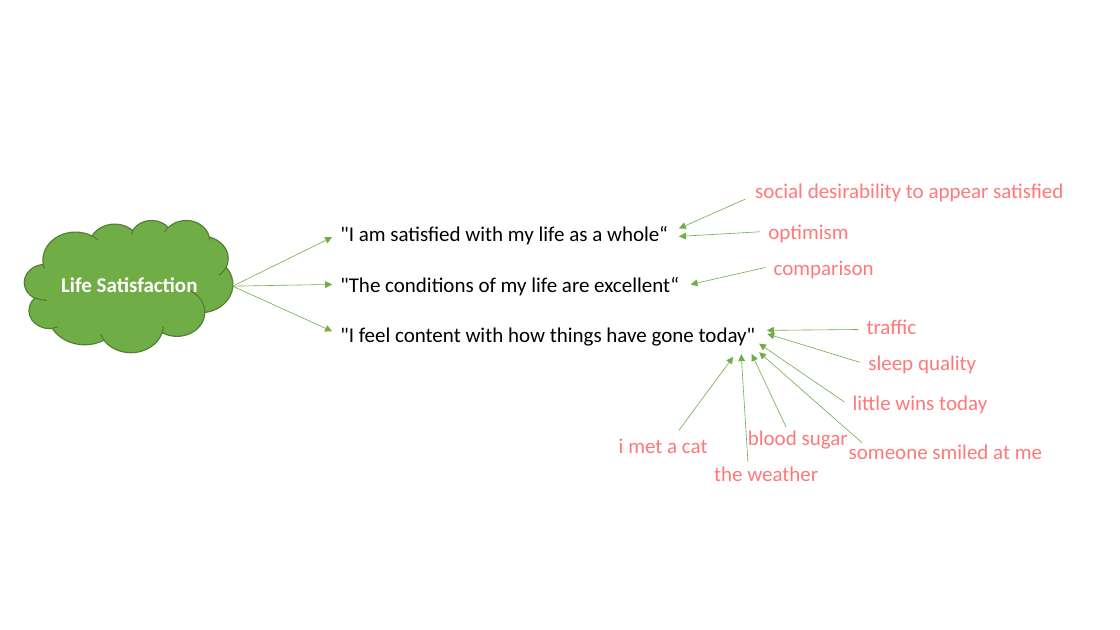
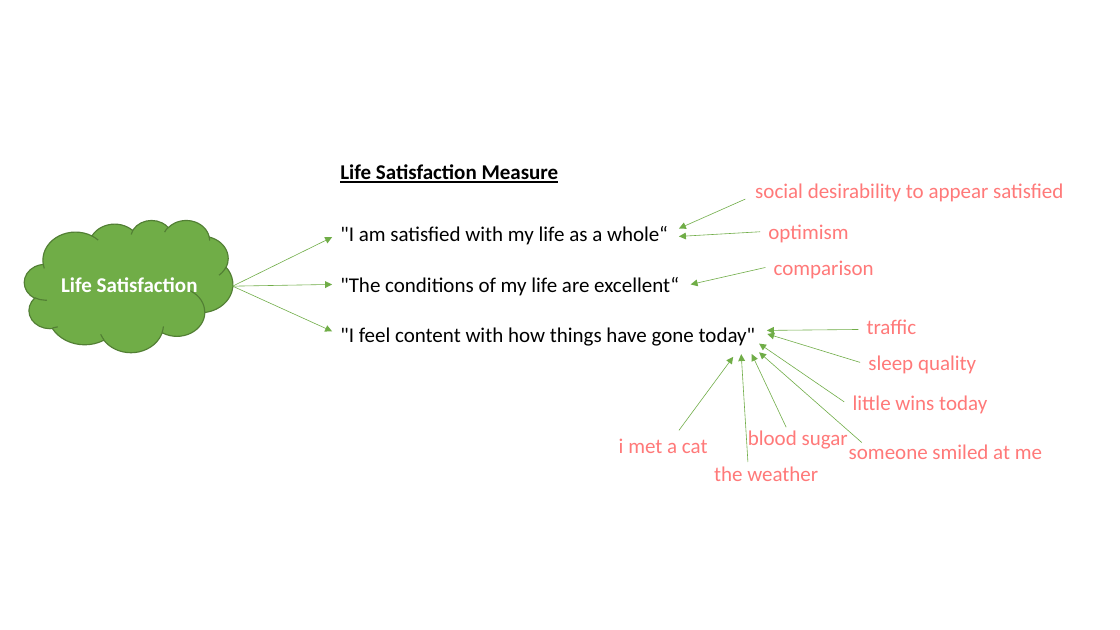
Before and after one commit to uoepsy/dapr3, a slide deck: slide 2 of dapr3_lectures/block2_fa/img_sandbox/lsat.pptx (slide 1 before the commit). Drawn at 1120x630 pixels with LibreOffice and Linux fonts; fonts in the diff are those of the drawing. Boxes give left, top, right and bottom in pixels: in the first picture for what was removed or moved away, otherwise in the second. Text is boxed around its words. In the diff, an @@ line names an element or a change of style, - is before the commit and + after.

```diff
--- a/dapr3_lectures/block2_fa/img_sandbox/lsat.pptx
+++ b/dapr3_lectures/block2_fa/img_sandbox/lsat.pptx
@@ text added at [340,164,559,183], 18 pt, text #000000, bold, underline @@
+Life Satisfaction Measure
```
Also in this commit, not shown: 1 slide added, 51 other files.
